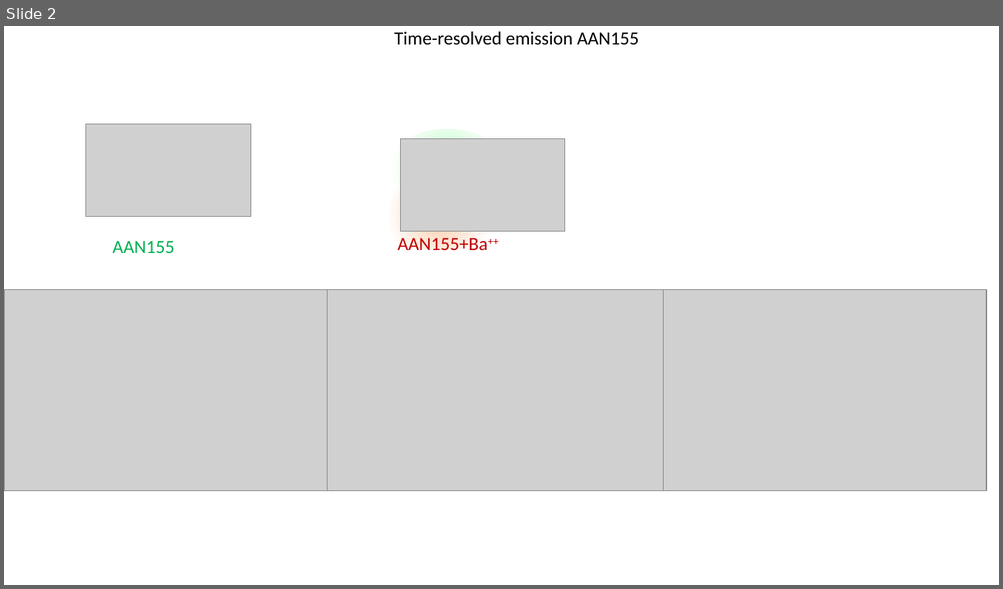
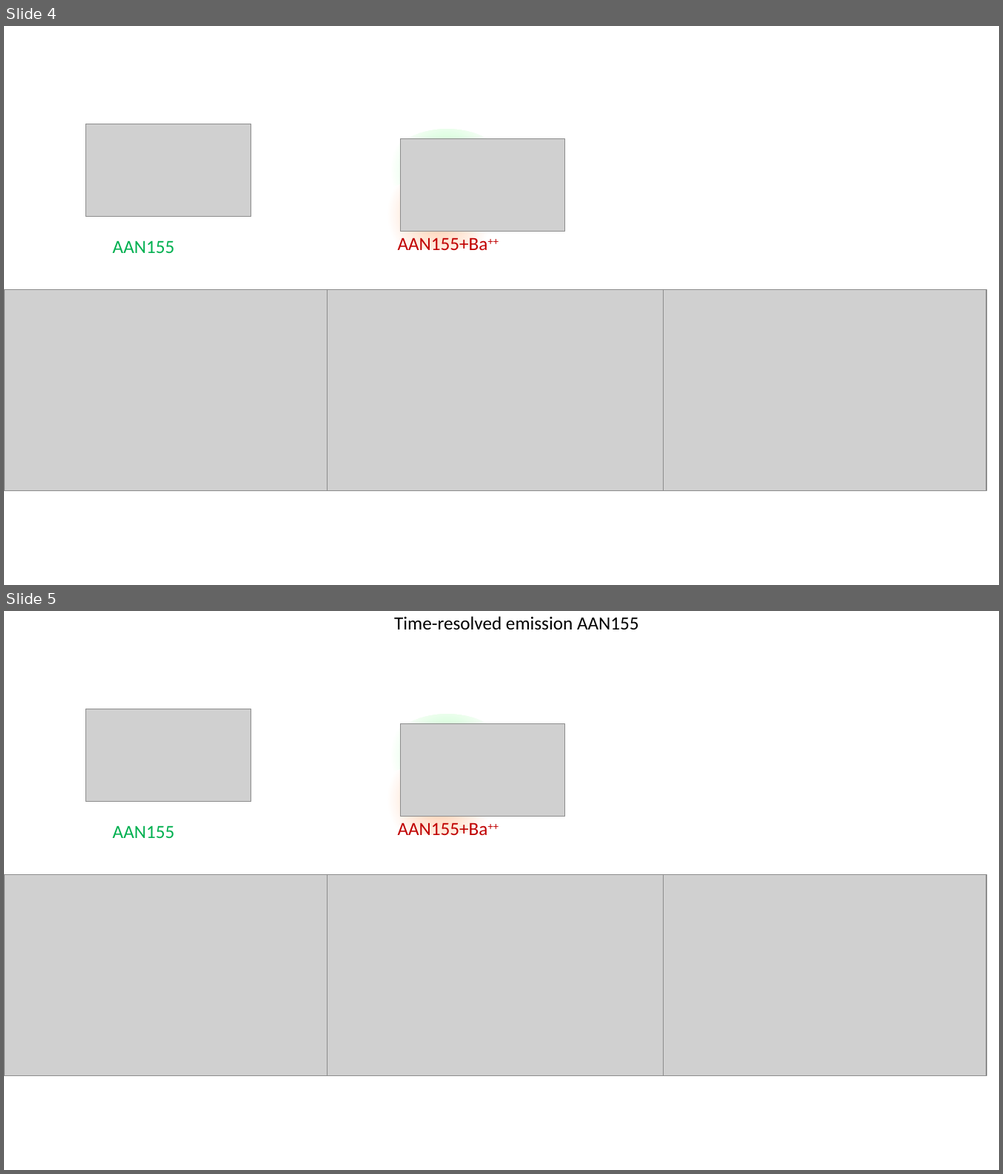
Before and after one commit to jjgomezcadenas/laserlab, a slide deck: docs/ANN155_AAN160 lifetimes.pptx. Shown one above the other, each under a label of ours: slide 2 before the commit, slides 4 and 5 after it. The pictures are 1003x589 and 1003x1174 pixels, drawn with LibreOffice and Linux fonts; fonts in the diff are those of the drawing; grey boxes stand for pictures. Boxes give left, top, right and bottom in pixels: in the first picture for what was removed or moved away, otherwise in the second. Text is boxed around its words. In the diff, an @@ line names an element or a change of style, - is before the commit and + after.

```diff
--- a/docs/ANN155_AAN160 lifetimes.pptx
+++ b/docs/ANN155_AAN160 lifetimes.pptx
@@ slide 4 added at <box>4,26,999,585</box>, background #FFFFFF @@
@@ ellipse added at <box>85,128,209,210</box>, fill gradient #29F73D to #D2FDD6 to #FFFFFF @@
@@ picture added at <box>86,124,252,217</box> @@
@@ ellipse added at <box>385,129,509,211</box>, fill gradient #29F73D to #D2FDD6 to #FFFFFF @@
@@ picture added at <box>400,139,565,232</box> @@
@@ ellipse added at <box>367,179,512,249</box>, fill gradient #FFAF79 to #FFD5B9 to #FFFFFF @@
@@ text added at <box>113,241,175,253</box>, 18 pt, text #00B050 @@
+AAN155
@@ text added at <box>398,238,488,250</box>, 18 pt, text #C00000 @@
+AAN155+Ba++
@@ picture added at <box>4,289,340,491</box> @@
@@ picture added at <box>327,289,663,491</box> @@
@@ picture added at <box>651,289,987,491</box> @@
@@ what was slide 2 is now slide 5 @@
```
Also in this commit, not shown: 3 other slides added, 47 other files.
